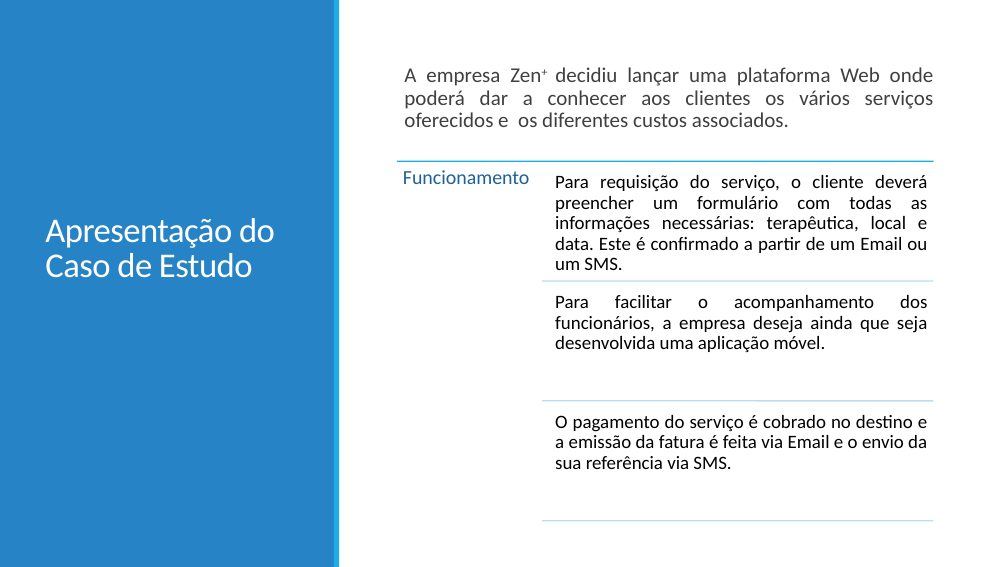
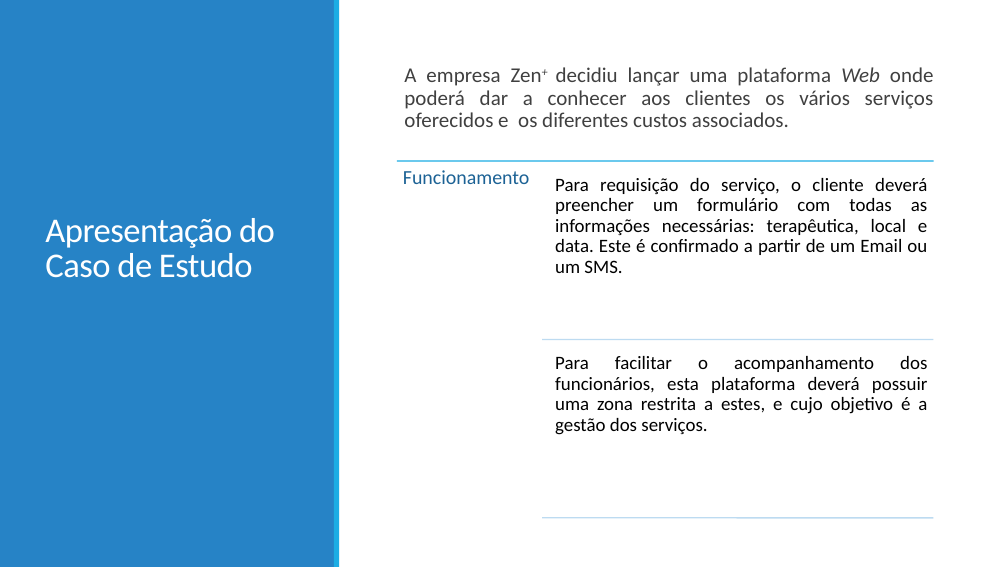
Before and after one commit to ruicalheno133/home-massage, a slide deck: slide 4 of Relatório - Parte I/Home-Massage.pptx. Drawn at 1008x567 pixels with LibreOffice and Linux fonts; fonts in the diff are those of the drawing. Boxes give left, top, right and bottom in pixels: in the first picture for what was removed or moved away, otherwise in the second. Text is boxed around its words. In the diff, an @@ line names an element or a change of style, - is before the commit and + after.

Commit message:
apresentação final (?) com notas para a apresentação

```diff
--- a/Relatório - Parte I/Home-Massage.pptx
+++ b/Relatório - Parte I/Home-Massage.pptx
@@ text "A empresa Zen+ decidiu lançar ..." at <box>404,67,934,127</box>: italic on in "Web" @@
@@ text removed at <box>555,295,927,352</box> @@
-Para facilitar o acompanhamento dos funcionários, a empresa deseja ainda que seja desenvolvida uma aplicação móvel.
@@ line moved from (542, 281) - (934, 281) to (542, 340) - (934, 340) @@
@@ text added at <box>555,356,927,435</box>, 18 pt, text #000000 @@
+Para facilitar o acompanhamento dos funcionários, esta plataforma deverá possuir uma zona restrita a estes, e cujo objetivo é a gestão dos serviços.
@@ line removed from (542, 401) to (934, 401) @@
@@ text removed at <box>555,415,927,469</box> @@
-O pagamento do serviço é cobrado no destino e a emissão da fatura é feita via Email e o envio da sua referência via SMS.
@@ line moved from (542, 521) - (934, 521) to (542, 518) - (934, 518) @@
```
Also in this commit, not shown: 2 other slides changed.
